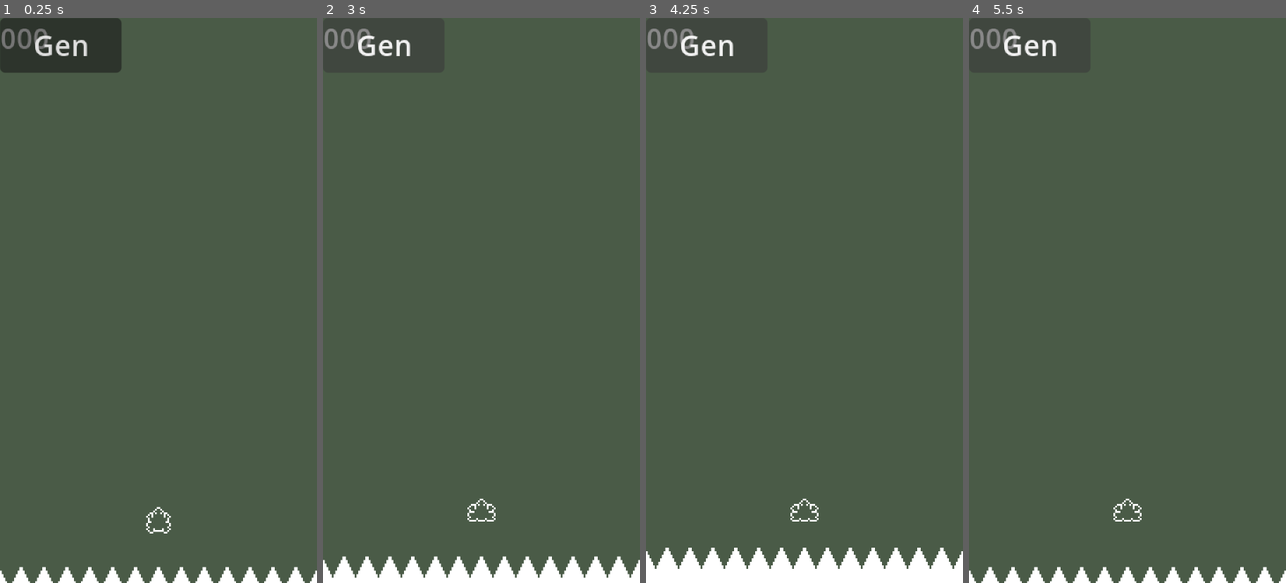
Above: before the commit, frames 1-4 (left to right).
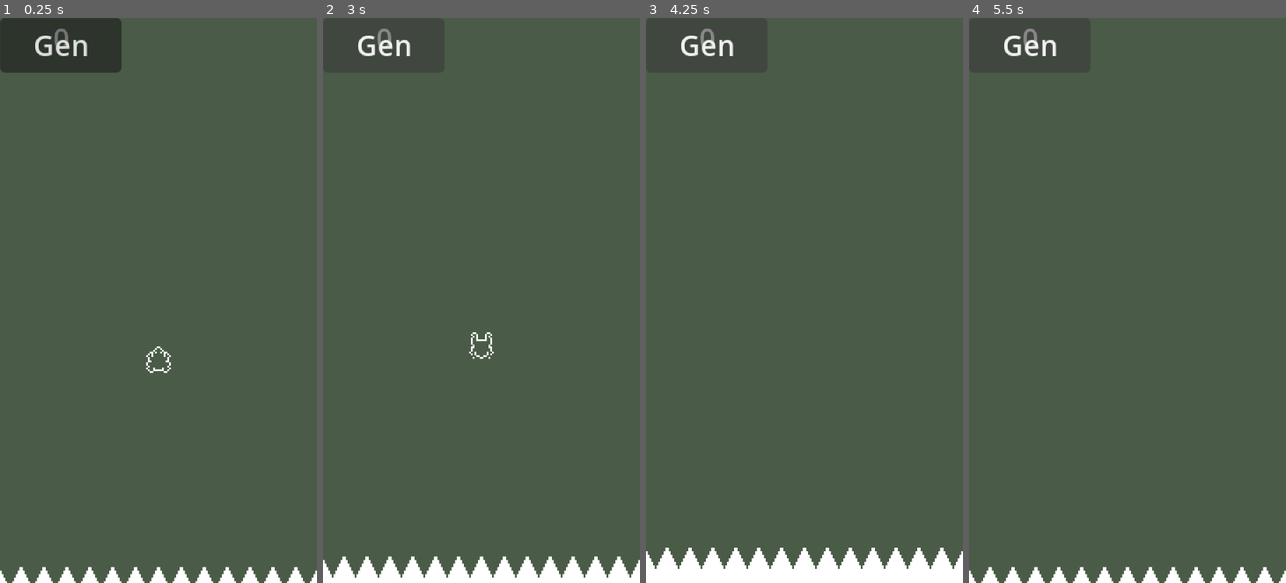
Above: after the commit, the same moments.

Repository: DGIST2023choidoyun/flogtus
Game: Godot game, scene res://Scenes/main.tscn
Two runs of this game, one before a commit and one after it. Both use one fixed random seed, a clock stepped at 60 frames per second and the inputs below.
Inputs:
- Up to frame 1 (0.25 s): no input
- Up to frame 2 (3 s): click "Gen" at 0.5 s; click "Gen" at 1.25 s; click "Gen" at 2 s; tap Space (Jump) at 2.85 s
- Up to frame 3 (4.25 s): tap Space (Jump) at 3.02, 3.32, 3.6, 3.77, 4.07 s
- Up to frame 4 (5.5 s): tap Space (Jump) at 4.35, 5.1, 5.27 s

The runs differ from the first frame. In frame 1, 0.5% of the frame differs, in the area x 0-54%, y 1-92%; in frame 2, 0.5%, in the area x 0-55%, y 1-90%; in frame 3, 0.4%; in frame 4, 0.4%.

Commit message:
0821 lotus flower

Diff:
--- a/Objects/frog.tscn
+++ b/Objects/frog.tscn
@@ -6,6 +6,7 @@
 [ext_resource type="AudioStream" uid="uid://brsqh0g7pyh0d" path="res://sounds/jump.wav" id="3_ii6tf"]
 [ext_resource type="AudioStream" uid="uid://5c2a4sqg6a20" path="res://sounds/croak.wav" id="4_7uek1"]
 [ext_resource type="AudioStream" uid="uid://c4nydilulliik" path="res://sounds/splash.wav" id="5_fo7tm"]
+[ext_resource type="Texture2D" uid="uid://beovl7p3p131p" path="res://textures/land_point.png" id="7_1lrn2"]
 
 [sub_resource type="AtlasTexture" id="AtlasTexture_fny7c"]
 atlas = ExtResource("2_kuh1s")
@@ -150,7 +151,7 @@
 }]
 
 [sub_resource type="CircleShape2D" id="CircleShape2D_iu3x8"]
-radius = 1.0
+radius = 2.0
 
 [sub_resource type="RectangleShape2D" id="RectangleShape2D_kuh1s"]
 size = Vector2(120, 200)
@@ -163,10 +164,8 @@
 
 [node name="Sprite" type="AnimatedSprite2D" parent="."]
 sprite_frames = SubResource("SpriteFrames_vwpa2")
-animation = &"drown"
+animation = &"idle"
 autoplay = "idle"
-frame = 5
-frame_progress = 1.0
 script = ExtResource("3_506uw")
 
 [node name="Shape" type="CollisionShape2D" parent="."]
@@ -198,6 +197,7 @@
 unique_name_in_owner = true
 stream = ExtResource("4_7uek1")
 volume_db = -3.0
+autoplay = true
 bus = &"Effect"
 
 [node name="SplashSound" type="AudioStreamPlayer2D" parent="."]
@@ -206,7 +206,16 @@
 volume_db = 1.0
 bus = &"Effect"
 
-[connection signal="animation_finished" from="Sprite" to="." method="_on_sprite_animation_finished"]
+[node name="LandPoint" type="Marker2D" parent="."]
+visible = false
+z_index = 1
+
+[node name="Sprite2D" type="Sprite2D" parent="LandPoint"]
+texture_filter = 1
+position = Vector2(0, 5)
+texture = ExtResource("7_1lrn2")
+
 [connection signal="animation_finished" from="Sprite" to="Sprite" method="_on_animation_finished"]
 [connection signal="frame_changed" from="Sprite" to="Sprite" method="_on_frame_changed"]
+[connection signal="landed" from="Sprite" to="." method="land"]
 [connection signal="screen_exited" from="VisibleOnScreenNotifier2D" to="." method="_on_visible_on_screen_notifier_2d_screen_exited"]
--- a/Objects/frog_head.tscn
+++ b/Objects/frog_head.tscn
@@ -3,6 +3,8 @@
 [sub_resource type="SpriteFrames" id="SpriteFrames_8klth"]
 
 [node name="FrogHead" type="RigidBody2D"]
+collision_layer = 2
+collision_mask = 0
 gravity_scale = 0.03
 
 [node name="Sprite" type="AnimatedSprite2D" parent="."]
--- a/Objects/generator.tscn
+++ b/Objects/generator.tscn
@@ -1,12 +1,15 @@
-[gd_scene load_steps=3 format=3 uid="uid://yrio51fdgr41"]
+[gd_scene load_steps=4 format=3 uid="uid://yrio51fdgr41"]
 
 [ext_resource type="Script" uid="uid://c0pdjpp7bsl4c" path="res://scripts/generator.gd" id="1_uuc11"]
 
 [sub_resource type="Curve2D" id="Curve2D_uuc11"]
 _data = {
-"points": PackedVector2Array(0, 0, 0, 0, -120, -160, 0, 0, 0, 0, 300, -160)
+"points": PackedVector2Array(0, 0, 0, 0, 20, -160, 0, 0, 0, 0, 160, -160)
 }
 point_count = 2
+
+[sub_resource type="CircleShape2D" id="CircleShape2D_247wr"]
+radius = 40.0
 
 [node name="Generator" type="Node2D"]
 script = ExtResource("1_uuc11")
@@ -16,7 +19,13 @@
 
 [node name="SpawnPoint" type="PathFollow2D" parent="Path2D"]
 unique_name_in_owner = true
-position = Vector2(-120, -160)
+position = Vector2(20, -160)
+
+[node name="Range" type="Area2D" parent="Path2D/SpawnPoint"]
+unique_name_in_owner = true
+
+[node name="CollisionShape2D" type="CollisionShape2D" parent="Path2D/SpawnPoint/Range"]
+shape = SubResource("CircleShape2D_247wr")
 
 [node name="Timer" type="Timer" parent="."]
 
--- a/Objects/lotus_flower.tscn
+++ b/Objects/lotus_flower.tscn
@@ -1,14 +1,76 @@
-[gd_scene load_steps=3 format=3 uid="uid://dr7vb264jubp3"]
+[gd_scene load_steps=10 format=3 uid="uid://dr7vb264jubp3"]
 
 [ext_resource type="Script" uid="uid://d265xc0iw2gb4" path="res://scripts/lotus_flower.gd" id="1_4in8w"]
+[ext_resource type="Texture2D" uid="uid://cjsap0xcwdasa" path="res://textures/lotus_flower_small.png" id="2_5eg23"]
+
+[sub_resource type="PhysicsMaterial" id="PhysicsMaterial_4in8w"]
+friction = 0.0
+absorbent = true
+
+[sub_resource type="AtlasTexture" id="AtlasTexture_x24fd"]
+atlas = ExtResource("2_5eg23")
+region = Rect2(0, 0, 30, 30)
+
+[sub_resource type="AtlasTexture" id="AtlasTexture_tqtxb"]
+atlas = ExtResource("2_5eg23")
+region = Rect2(30, 0, 30, 30)
+
+[sub_resource type="AtlasTexture" id="AtlasTexture_h4psx"]
+atlas = ExtResource("2_5eg23")
+region = Rect2(60, 0, 30, 30)
+
+[sub_resource type="AtlasTexture" id="AtlasTexture_j5lo0"]
+atlas = ExtResource("2_5eg23")
+region = Rect2(90, 0, 30, 30)
+
+[sub_resource type="SpriteFrames" id="SpriteFrames_4in8w"]
+animations = [{
+"frames": [{
+"duration": 1.0,
+"texture": SubResource("AtlasTexture_x24fd")
+}, {
+"duration": 1.0,
+"texture": SubResource("AtlasTexture_tqtxb")
+}, {
+"duration": 1.0,
+"texture": SubResource("AtlasTexture_h4psx")
+}, {
+"duration": 1.0,
+"texture": SubResource("AtlasTexture_j5lo0")
+}],
+"loop": false,
+"name": &"default",
+"speed": 2.0
+}]
 
 [sub_resource type="CircleShape2D" id="CircleShape2D_0svlr"]
-radius = 60.0
+radius = 15.0
 
-[node name="LotusFlower" type="RigidBody2D"]
+[node name="LotusFlower" type="RigidBody2D" groups=["Flower", "Lotus"]]
+collision_mask = 5
+physics_material_override = SubResource("PhysicsMaterial_4in8w")
+gravity_scale = 0.005
+can_sleep = false
+continuous_cd = 2
+contact_monitor = true
+max_contacts_reported = 5
+linear_damp = 0.1
 script = ExtResource("1_4in8w")
 
-[node name="Sprite" type="Sprite2D" parent="."]
+[node name="Sprite" type="AnimatedSprite2D" parent="."]
+sprite_frames = SubResource("SpriteFrames_4in8w")
 
 [node name="Shape" type="CollisionShape2D" parent="."]
 shape = SubResource("CircleShape2D_0svlr")
+
+[node name="Timer" type="Timer" parent="."]
+one_shot = true
+
+[node name="VisibleOnScreenNotifier2D" type="VisibleOnScreenNotifier2D" parent="."]
+position = Vector2(-1.19209e-07, -1.19209e-07)
+scale = Vector2(1.3, 1.3)
+
+[connection signal="body_entered" from="." to="." method="_on_body_entered"]
+[connection signal="frame_changed" from="Sprite" to="." method="_on_sprite_frame_changed"]
+[connection signal="timeout" from="Timer" to="." method="_on_timer_timeout"]
+[connection signal="screen_entered" from="VisibleOnScreenNotifier2D" to="." method="_on_visible_on_screen_notifier_2d_screen_entered"]
--- a/Objects/lotus_leaf.tscn
+++ b/Objects/lotus_leaf.tscn
@@ -4,13 +4,15 @@
 
 [sub_resource type="PhysicsMaterial" id="PhysicsMaterial_ftiaj"]
 friction = 0.0
+absorbent = true
 
 [sub_resource type="CircleShape2D" id="CircleShape2D_ftiaj"]
 radius = 0.01
 
 [node name="LotusLeaf" type="RigidBody2D" groups=["Lotus"]]
+collision_mask = 5
 physics_material_override = SubResource("PhysicsMaterial_ftiaj")
-gravity_scale = 0.01
+gravity_scale = 0.005
 can_sleep = false
 continuous_cd = 2
 contact_monitor = true
--- a/Scenes/main.tscn
+++ b/Scenes/main.tscn
@@ -1,5 +1,6 @@
-[gd_scene load_steps=11 format=3 uid="uid://bn1m4wpx3mgob"]
+[gd_scene load_steps=12 format=3 uid="uid://bn1m4wpx3mgob"]
 
+[ext_resource type="Script" uid="uid://xb8ryj8o3lqo" path="res://scripts/setup.gd" id="1_85g3d"]
 [ext_resource type="PackedScene" uid="uid://yrio51fdgr41" path="res://objects/generator.tscn" id="1_tipki"]
 [ext_resource type="Texture2D" uid="uid://dswphblkaqbgs" path="res://textures/waterfall_0.png" id="2_85g3d"]
 [ext_resource type="Texture2D" uid="uid://crag1mdw4j5uw" path="res://textures/waterfall_1.png" id="3_choun"]
@@ -35,6 +36,7 @@
 }]
 
 [node name="Main" type="Node"]
+script = ExtResource("1_85g3d")
 
 [node name="UI" type="CanvasLayer" parent="."]
 layer = 10
@@ -42,7 +44,8 @@
 [node name="Label" type="Label" parent="UI"]
 offset_right = 40.0
 offset_bottom = 23.0
-text = "000"
+text = "0"
+horizontal_alignment = 2
 
 [node name="Button" type="Button" parent="UI"]
 offset_right = 69.0
@@ -54,6 +57,7 @@
 
 [node name="CollapseWall" type="RigidBody2D" parent="." groups=["WaterFall"]]
 position = Vector2(0, 440)
+collision_layer = 4
 collision_mask = 0
 gravity_scale = 0.0
 can_sleep = false
@@ -70,7 +74,7 @@
 frame_progress = 0.781981
 
 [node name="Frog" parent="." instance=ExtResource("6_trceg")]
-position = Vector2(90, 283)
+position = Vector2(90, 192)
 
 [node name="WaterfallSound" type="Node2D" parent="."]
 script = ExtResource("7_a8y0u")
--- a/Scripts/floating.gd
+++ b/Scripts/floating.gd
@@ -1,8 +1,11 @@
 class_name Floating extends RigidBody2D
 
 func float_along_fall() -> void:
-	var rand_vel: int = randi() % 8 + 7
-	if self.position.x < Utility.world_x * 0.5:
-		self.linear_velocity.x = rand_vel
-	elif self.position.x > Utility.world_x * 0.5:
-		self.linear_velocity.x = -rand_vel
+	#var rand_vel: int = randi() % 20 + 10
+	#if self.position.x < Utility.world_x * 0.5:
+		#self.linear_velocity.x = rand_vel
+		#self.constant_force.x = 1
+	#elif self.position.x > Utility.world_x * 0.5:
+		#self.linear_velocity.x = -rand_vel
+		#self.constant_force.x = -1
+	pass
--- a/Scripts/frog.gd
+++ b/Scripts/frog.gd
@@ -4,28 +4,40 @@
 const charge_full: float = 1.0
 
 var on_floor: bool = true
-var charging: bool = false
+#var charging: bool = false
+
+var pad_name: String = ""
 
 func _ready() -> void:
 	$Timer.wait_time = charge_full
+
+func _process(_delta: float) -> void:
+	var charged: float = charge_full - $Timer.time_left
+	var dest: Vector2 = Vector2.UP * charged / charge_full * max_dist
+
+	$LandPoint.position = dest
 
 func _input(_event: InputEvent) -> void:
 	if not on_floor:
 		return
 	elif Input.is_action_just_pressed(&"Jump"):
-		charging = true
 		$Timer.start()
+		set_process(true)
+		$LandPoint.show()
 
 		$Sprite.ready_animate()
+
 	elif Input.is_action_just_released(&"Jump"):
 		var charged: float = charge_full - $Timer.time_left
-		var dest: Vector2 = Vector2.UP.rotated(deg_to_rad(self.rotation)) * charged / charge_full * max_dist
 		var pos_tween: Tween = create_tween()
 		var tween_time: float = charged * 0.4
 
 		# 이동
 		self.reparent(get_tree().root) # 점프 도중에는 자유로움
-		pos_tween.tween_property(self, "position", self.position + dest, tween_time).set_trans(Tween.TRANS_SINE).set_ease(Tween.EASE_IN_OUT)
+		pos_tween.tween_property(self, "global_position", $LandPoint.global_position, tween_time).set_trans(Tween.TRANS_SINE).set_ease(Tween.EASE_IN_OUT)
+
+		$LandPoint.hide()
+		set_process(false)
 
 		# 타이머 초기화
 		$Timer.wait_time = charge_full
@@ -35,27 +47,32 @@
 
 		#플래그 설정
 		on_floor = false
-		charging = false
+
+func land() -> void:
+	var floating: Node2D = self.get_overlapping_bodies().pop_back()
+
+	if floating == null:
+		game_over()
+
+		$Sprite.drown_animate()
+		return
+
+	var local_pos: Vector2 = floating.to_local(self.global_position)
+	var glob_rot: float = self.global_rotation
+
+	self.reparent(floating, false)
+	await get_tree().physics_frame
+	await get_tree().physics_frame
+	self.position = local_pos
+	self.global_rotation = glob_rot
+	on_floor = true
+
+	if pad_name != floating.name:
+		Data.earn_score(floating)
+		pad_name = floating.name
 
 func _on_visible_on_screen_notifier_2d_screen_exited() -> void:
 	game_over()
 
-func _on_sprite_animation_finished() -> void:
-	if $Sprite.animation == &"jump":
-		var floating: Node2D = self.get_overlapping_bodies().pop_back()
-
-		if floating == null:
-			game_over()
-
-			$Sprite.drown_animate()
-			return
-
-		var local_pos: Vector2 = floating.to_local(self.global_position)
-
-		self.reparent(floating, false)
-		await get_tree().physics_frame
-		self.position = local_pos
-		on_floor = true
-
 func game_over() -> void:
 	print("game over")
--- a/Scripts/frog_animation.gd
+++ b/Scripts/frog_animation.gd
@@ -1,14 +1,20 @@
 extends AnimatedSprite2D
+signal landed()
 
 func _on_frame_changed() -> void:
 	if self.animation == &"idle" and self.frame == 0:
 		%CroakSound.play()
 
 func _on_animation_finished() -> void:
+	self.speed_scale = 1.0
 	if self.animation == &"jump":
+
+		landed.emit()
+
 		# 애니메이션 트리 하드코딩
-		self.play(&"idle")
-		self.speed_scale = 1.0
+		if self.animation == &"jump": # 착지 후에도 애니메이션 변화 없으면
+			self.play(&"idle")
+
 
 func jump_animate(speed: float) -> void:
 	self.play(&"jump")
@@ -17,17 +23,13 @@
 	%JumpSound.play()
 
 func drown_animate() -> void:
-	self.speed_scale = 1.0
-
 	get_parent().rotation = 0
 	get_parent().z_index = -1
 	self.play(&"drown")
 
+	await get_tree().create_timer(0.1).timeout
 	%SplashSound.play()
 
 func ready_animate() -> void:
 	if self.animation == &"idle":
-		while self.frame <= 2:
-			await self.frame_changed
-
 		self.play(&"ready")
--- a/Scripts/generator.gd
+++ b/Scripts/generator.gd
@@ -2,6 +2,8 @@
 
 var lotus_leaf: PackedScene = preload("res://Objects/lotus_leaf.tscn")
 var lotus_flower: PackedScene = preload("res://Objects/lotus_flower.tscn")
+
+var flow_speed: float = 0.005 # == gravity
 
 func _ready() -> void:
 	self.position = Vector2.ZERO
@@ -11,19 +13,26 @@
 	$Timer.wait_time = random_time()
 
 func generate() -> void:
+	# 로직 수정 필요: 랜덤 -> 알고리즘 적용
+	var ratio: float = randf()
+	var pad: Floating
+	var pos_ratio: float = -1
+
+	while pos_ratio == -1 or %Range.get_overlapping_bodies().size() > 0:
+		pos_ratio = randf()
+
+		%SpawnPoint.progress_ratio = pos_ratio
+
+		await get_tree().physics_frame
+
 	$Timer.wait_time = random_time()
 
-	var ratio: float = randf()
-	var pos_ratio: float = randf()
-	var pad: Floating
-
-	%SpawnPoint.progress_ratio = pos_ratio
-
-	if ratio > 0.00:
+	if ratio > 0.10:
 		pad = lotus_leaf.instantiate()
 	else:
 		pad = lotus_flower.instantiate()
 
+	pad.gravity_scale = flow_speed
 	get_tree().root.add_child(pad)
 	pad.position = %SpawnPoint.position
 	pad.float_along_fall()
--- /dev/null
+++ b/Scripts/global/data.gd
@@ -0,0 +1,19 @@
+extends Node
+signal score_changed(value: int)
+
+var score: int = 0:
+	set(v):
+		if v < 0:
+			v = 0
+		score = v;
+		score_changed.emit(v)
+
+func add_listener(signal_name: StringName, callable: Callable) -> void:
+	if has_signal(signal_name):
+		connect(signal_name, callable)
+
+func earn_score(floating: Node2D) -> void:
+	if floating != null and floating.is_in_group(&"Flower"):
+		score += 2 # 꽃은 2점
+	else:
+		score += 1
--- a/Scripts/lotus_flower.gd
+++ b/Scripts/lotus_flower.gd
@@ -1 +1,37 @@
 extends Floating
+
+var avel: float = 0.0
+
+func _ready() -> void:
+	$Sprite.frame = 0
+
+	if randi() & 2:
+		avel = 1
+	else:
+		avel = -1
+	self.angular_velocity = avel
+
+func _on_body_entered(body: Node) -> void:
+	if body.is_in_group(&"WaterFall"):
+		queue_free()
+	else:
+		self.angular_velocity = avel
+
+
+func _on_visible_on_screen_notifier_2d_screen_entered() -> void:
+	$Timer.wait_time = randf() * 7.0 + 3.0
+	$Timer.start()
+
+func _on_timer_timeout() -> void:
+	$Sprite.play(&"default")
+
+# 26 -> 20 -> 12 -> 0
+func _on_sprite_frame_changed() -> void:
+	if $Sprite.animation == &"default":
+		match $Sprite.frame:
+			1:
+				($Shape.shape as CircleShape2D).radius = 12
+			2:
+				($Shape.shape as CircleShape2D).radius = 8
+			3:
+				$Shape.hide()
--- a/Scripts/lotus_leaf.gd
+++ b/Scripts/lotus_leaf.gd
@@ -6,12 +6,12 @@
 
 func _ready() -> void:
 	var size: int = _rand_size()
-	($Shape.shape as CircleShape2D).radius = size - 5 # 약간의 패딩을 줌
+	($Shape.shape as CircleShape2D).radius = size # 약간의 패딩을 줌
 
 	if randi() & 2:
-		avel = 2
+		avel = 1
 	else:
-		avel = -2
+		avel = -1
 	self.angular_velocity = avel
 
 	match size:
--- /dev/null
+++ b/Scripts/setup.gd
@@ -0,0 +1,4 @@
+extends Node
+
+func _ready() -> void:
+	Data.add_listener("score_changed", func(val: int): $UI/Label.text = "{0}".format([val]))
--- a/project.godot
+++ b/project.godot
@@ -19,7 +19,8 @@
 
 [autoload]
 
-Utility="*res://scripts/util.gd"
+Utility="*res://scripts/global/util.gd"
+Data="*res://scripts/global/data.gd"
 
 [debug]
 
@@ -48,6 +49,7 @@
 
 WaterFall=""
 Lotus=""
+Flower=""
 
 [input]
 
@@ -67,8 +69,9 @@
 
 [layer_names]
 
-2d_physics/layer_1="Lotus"
+2d_physics/layer_1="Floating"
 2d_physics/layer_2="Frog"
+2d_physics/layer_3="Wall"
 
 [physics]
 
Not shown: 1 places in Objects/frog.tscn that only renumber resources
Not shown, added: Scripts/global/data.gd.uid
Renamed: Scripts/util.gd -> Scripts/global/util.gd
Renamed: Scripts/util.gd.uid -> Scripts/global/util.gd.uid
Not shown, added: Scripts/setup.gd.uid
Binary file added: Textures/land_point.png
Not shown, added: Textures/land_point.png.import
Binary file added: Textures/lotus_flower_small.png
Not shown, added: Textures/lotus_flower_small.png.import
